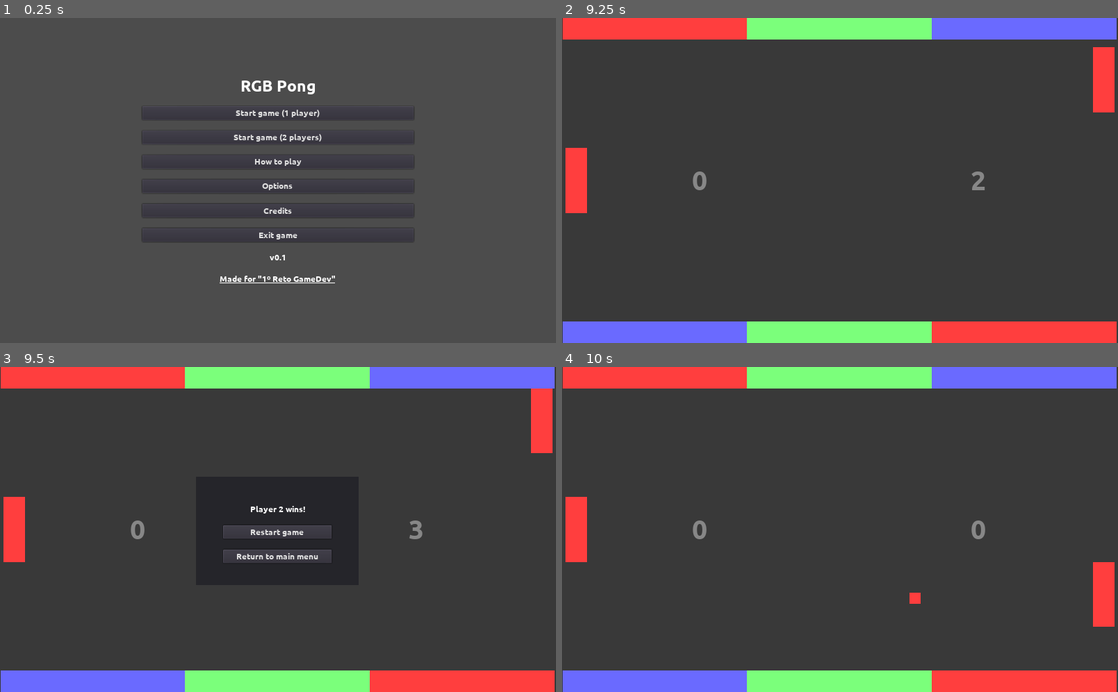
Above: before the commit, frames 1-4 (two rows, left to right).
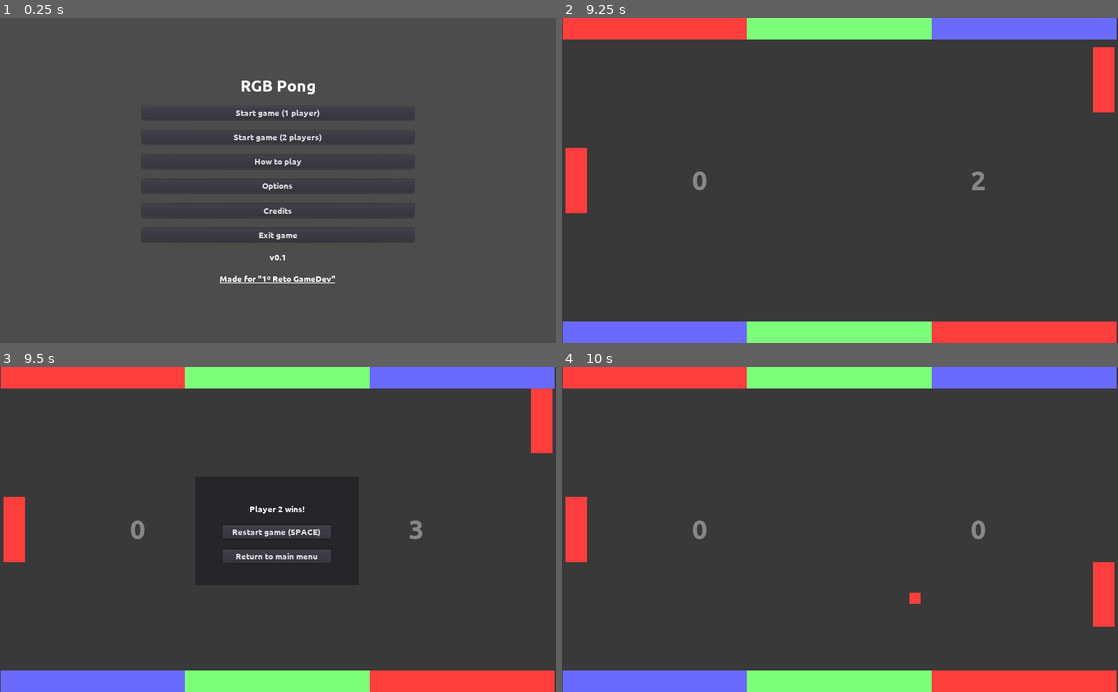
Above: after the commit, the same moments.

Repository: moisesjbc/1-retogamedev
Game: Godot game, scene res://menus/main_menu/main_menu.tscn
Same seed, same stepped clock (60 frames per second), same inputs: the game is played once before the commit and once after it.
Inputs:
- Up to frame 1 (0.25 s): no input
- Up to frame 2 (9.25 s): click "Start game (1 player)" at 0.5 s; tap Space (ui_resume, bound only after the commit) every 0.75 s from 1.35 to 8.85 s
- Up to frame 3 (9.5 s): no input
- Up to frame 4 (10 s): click "Restart game" (after the commit: "Restart game (SPACE)") at 9.5 s

Frames 1-2 are identical in both runs. In frame 3, 0.4% of the frame differs, in the area x 40-60%, y 42-61%; in frame 4, nothing differs.

Commit message:
Added resume key to game over menu

Diff:
--- a/godot-project/menus/game_over_menu/game_over_menu.gd
+++ b/godot-project/menus/game_over_menu/game_over_menu.gd
@@ -14,11 +14,14 @@
 	visible = false
 	get_tree().paused = false
 
+func _input(event):
+	if self.visible and Input.is_action_just_pressed("ui_resume"):
+		self._on_restart_button_pressed()
+
 func _on_restart_button_pressed():
 	SceneUtils.change_scene(get_tree(), "res://main/main.tscn")
 	unpause_game()
 
 func _on_return_button_pressed():
-
 	SceneUtils.change_scene(get_tree(), "res://menus/main_menu/main_menu.tscn")
 	unpause_game()
--- a/godot-project/menus/game_over_menu/game_over_menu.tscn
+++ b/godot-project/menus/game_over_menu/game_over_menu.tscn
@@ -8,8 +8,9 @@
 
 [node name="game_over_menu" type="CenterContainer"]
 pause_mode = 2
+margin_left = -1.0
 margin_top = 2.0
-margin_right = 1022.0
+margin_right = 1021.0
 margin_bottom = 604.0
 script = ExtResource( 1 )
 __meta__ = {
@@ -53,7 +54,7 @@
 margin_right = 200.0
 margin_bottom = 64.0
 custom_fonts/font = SubResource( 1 )
-text = "Restart game"
+text = "Restart game (SPACE)"
 
 [node name="return_button" type="Button" parent="panel/margin/layout"]
 margin_top = 84.0
--- a/godot-project/project.godot
+++ b/godot-project/project.godot
@@ -90,6 +90,12 @@
 "events": [ Object(InputEventKey,"resource_local_to_scene":false,"resource_name":"","device":0,"alt":false,"shift":false,"control":false,"meta":false,"command":false,"pressed":false,"scancode":16777353,"unicode":0,"echo":false,"script":null)
  ]
 }
+ui_resume={
+"deadzone": 0.5,
+"events": [ Object(InputEventKey,"resource_local_to_scene":false,"resource_name":"","device":0,"alt":false,"shift":false,"control":false,"meta":false,"command":false,"pressed":false,"scancode":32,"unicode":0,"echo":false,"script":null)
+, Object(InputEventKey,"resource_local_to_scene":false,"resource_name":"","device":0,"alt":false,"shift":false,"control":false,"meta":false,"command":false,"pressed":false,"scancode":16777221,"unicode":0,"echo":false,"script":null)
+ ]
+}
 
 [rendering]
 
